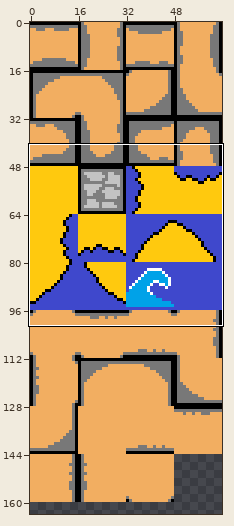
Two versions of one sprite sheet, frontend/static/images/TileSetBackground.png. Above: a wide view before the commit, with the close-up outlined.
Close-up. Before the edit:
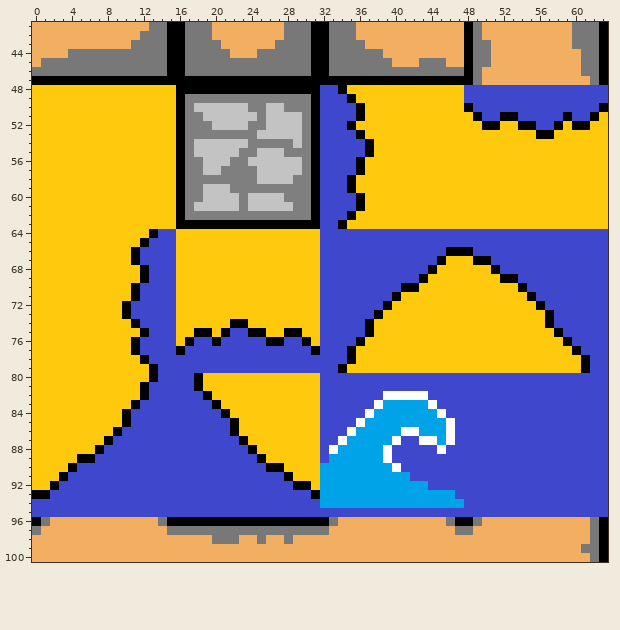
The file is 320x800 pixels, drawn in blocks of 5x5; one block is one cell here. Shown: x 0..63, y 41..100. The old version is drawn lined up with the new one, on the new canvas. The wide view leaves out empty margins.
New version:
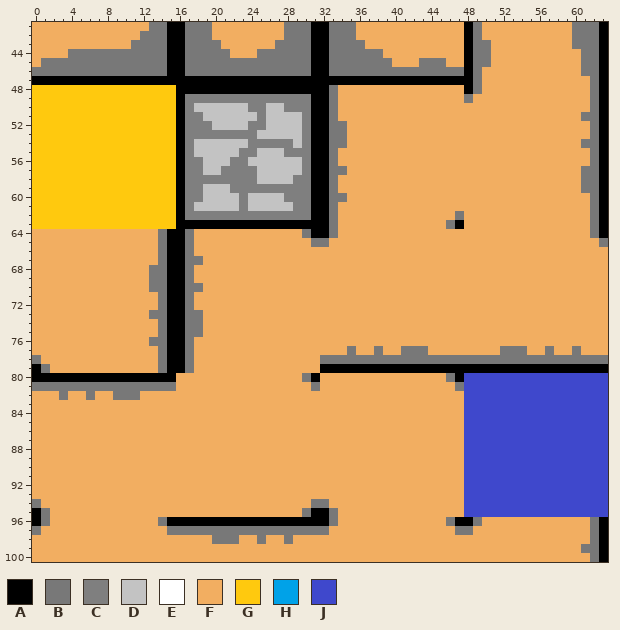
Palette (. is transparent): A #000000  B #787878  C #7f7f7f  D #c3c3c3  E #ffffff  F #f2ae61  G #ffc90e  H #00a2e8  J #3f48cc
The commit says: Added Textures and removed Black Circles
Edits made:
canvas 64x160 -> 64x176
Changed rows in their new state; - is an unchanged pixel.
first column x 0:
 48 --------------------------------ABFFFFFFFFFFFFFFABFFFFFFFFFFFFBA
 49 --------------------------------ABFFFFFFFFFFFFFFBFFFFFFFFFFFFFBA
 50 --------------------------------ABFFFFFFFFFFFFFFFFFFFFFFFFFFFFB-
 51 --------------------------------ABFFFFFFFFFFFFFFFFFFFFFFFFFFFBBA
 52 --------------------------------ABBFFFFFFFFFFFFFFFFFFFFFFFFFFFBA
 53 --------------------------------ABBFFFFFFFFFFFFFFFFFFFFFFFFFFFBA
 54 --------------------------------ABBFFFFFFFFFFFFFFFFFFFFFFFFFFBBA
 55 --------------------------------ABFFFFFFFFFFFFFFFFFFFFFFFFFFFFBA
 56 --------------------------------ABFFFFFFFFFFFFFFFFFFFFFFFFFFFFBA
 57 --------------------------------ABBFFFFFFFFFFFFFFFFFFFFFFFFFFBBA
 58 --------------------------------ABFFFFFFFFFFFFFFFFFFFFFFFFFFFBBA
 59 --------------------------------ABFFFFFFFFFFFFFFFFFFFFFFFFFFFBBA
 60 --------------------------------ABBFFFFFFFFFFFFFFFFFFFFFFFFFFFBA
 61 --------------------------------ABFFFFFFFFFFFFFFFFFFFFFFFFFFFFBA
 62 --------------------------------ABFFFFFFFFFFFFFBFFFFFFFFFFFFFFBA
 63 --------------------------------ABFFFFFFFFFFFFBAFFFFFFFFFFFFFFBA
 64 FFFFFFFFFFFFFFBAABFFFFFFFFFFFFBAABFFFFFFFFFFFFFFFFFFFFFFFFFFFFBA
 65 FFFFFFFFFFFFFFBAABFFFFFFFFFFFFFBBFFFFFFFFFFFFFFFFFFFFFFFFFFFFFFB
 66 FFFFFFFFFFFFFFBAABFFFFFFFFFFFFFFFFFFFFFFFFFFFFFFFFFFFFFFFFFFFFFF
 67 FFFFFFFFFFFFFFBAABBFFFFFFFFFFFFFFFFFFFFFFFFFFFFFFFFFFFFFFFFFFFFF
 68 FFFFFFFFFFFFFBBAABFFFFFFFFFFFFFFFFFFFFFFFFFFFFFFFFFFFFFFFFFFFFFF
 69 FFFFFFFFFFFFFBBAABFFFFFFFFFFFFFFFFFFFFFFFFFFFFFFFFFFFFFFFFFFFFFF
 70 FFFFFFFFFFFFFBBAABBFFFFFFFFFFFFFFFFFFFFFFFFFFFFFFFFFFFFFFFFFFFFF
 71 FFFFFFFFFFFFFFBAABFFFFFFFFFFFFFFFFFFFFFFFFFFFFFFFFFFFFFFFFFFFFFF
 72 FFFFFFFFFFFFFFBAABFFFFFFFFFFFFFFFFFFFFFFFFFFFFFFFFFFFFFFFFFFFFFF
 73 FFFFFFFFFFFFFBBAABBFFFFFFFFFFFFFFFFFFFFFFFFFFFFFFFFFFFFFFFFFFFFF
 74 FFFFFFFFFFFFFFBAABBFFFFFFFFFFFFFFFFFFFFFFFFFFFFFFFFFFFFFFFFFFFFF
 75 FFFFFFFFFFFFFFBAABBFFFFFFFFFFFFFFFFFFFFFFFFFFFFFFFFFFFFFFFFFFFFF
 76 FFFFFFFFFFFFFBBAABFFFFFFFFFFFFFFFFFFFFFFFFFFFFFFFFFFFFFFFFFFFFFF
 77 FFFFFFFFFFFFFFBA-BFFFFFFFFFFFFFFFFFBFFBFFBBBFFFFFFFFBBBFFBFFBFFF
 78 BFFFFFFFFFFFFFBAABFFFFFFFFFFFFFFBBBBBBBBBBBBBBBBBBBBBBBBBBBBBBBB
 79 ABFFFFFFFFFFFFBAABFFFFFFFFFFFFFFAA-AAAAAAAAAAAAAAAAAAAAAAAAAA-AA
 80 AAAAAAAAAAAAA-AAFFFFFFFFFFFFFFBAFFFFFFFFFFFFFFBA----------------
 81 BBBBBBBBBBBBBBBBFFFFFFFFFFFFFFFBFFFFFFFFFFFFFFFB----------------
 82 FFFBFFBFFBBBFFFFFFFFFFFFFFFFFFFFFFFFFFFFFFFFFFFF----------------
 83 FFFFFFFFFFFFFFFFFFFFFFFFFFFFFFFFFFFFFFFFFFFFFFFF----------------
 84 FFFFFFFFFFFFFFFFFFFFFFFFFFFFFFFFFFFFFFFFFFFFFFFF----------------
 85 FFFFFFFFFFFFFFFFFFFFFFFFFFFFFFFFFFFFFFFFFFFFFFFF----------------
 86 FFFFFFFFFFFFFFFFFFFFFFFFFFFFFFFFFFFFFFFFFFFFFFFF----------------
 87 FFFFFFFFFFFFFFFFFFFFFFFFFFFFFFFFFFFFFFFFFFFFFFFF----------------
 88 FFFFFFFFFFFFFFFFFFFFFFFFFFFFFFFFFFFFFFFFFFFFFFFF----------------
 89 FFFFFFFFFFFFFFFFFFFFFFFFFFFFFFFFFFFFFFFFFFFFFFFF----------------
 90 FFFFFFFFFFFFFFFFFFFFFFFFFFFFFFFFFFFFFFFFFFFFFFFF----------------
 91 FFFFFFFFFFFFFFFFFFFFFFFFFFFFFFFFFFFFFFFFFFFFFFFF----------------
 92 FFFFFFFFFFFFFFFFFFFFFFFFFFFFFFFFFFFFFFFFFFFFFFFF----------------
 93 FFFFFFFFFFFFFFFFFFFFFFFFFFFFFFFFFFFFFFFFFFFFFFFF----------------
 94 BFFFFFFFFFFFFFFFFFFFFFFFFFFFFFFBBFFFFFFFFFFFFFFF----------------
 95 ABFFFFFFFFFFFFFFFFFFFFFFFFFFFFBAABFFFFFFFFFFFFFF----------------
